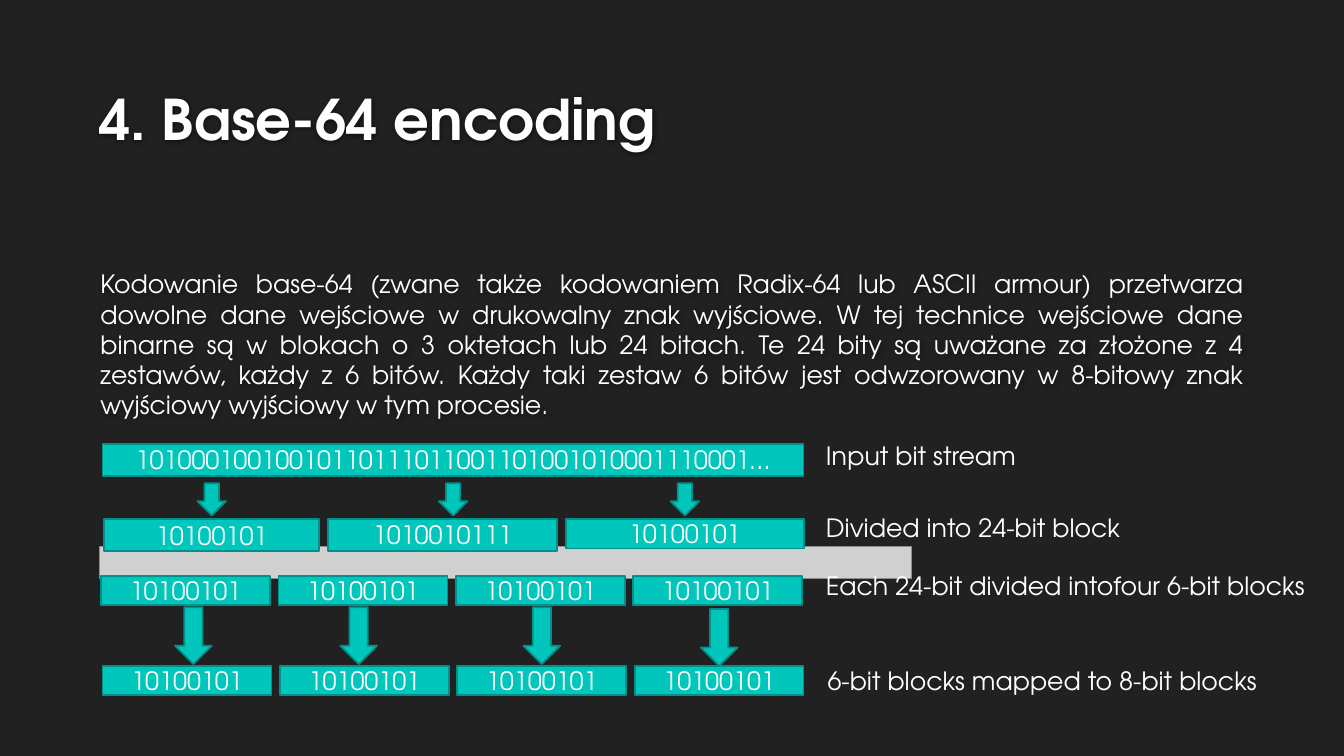
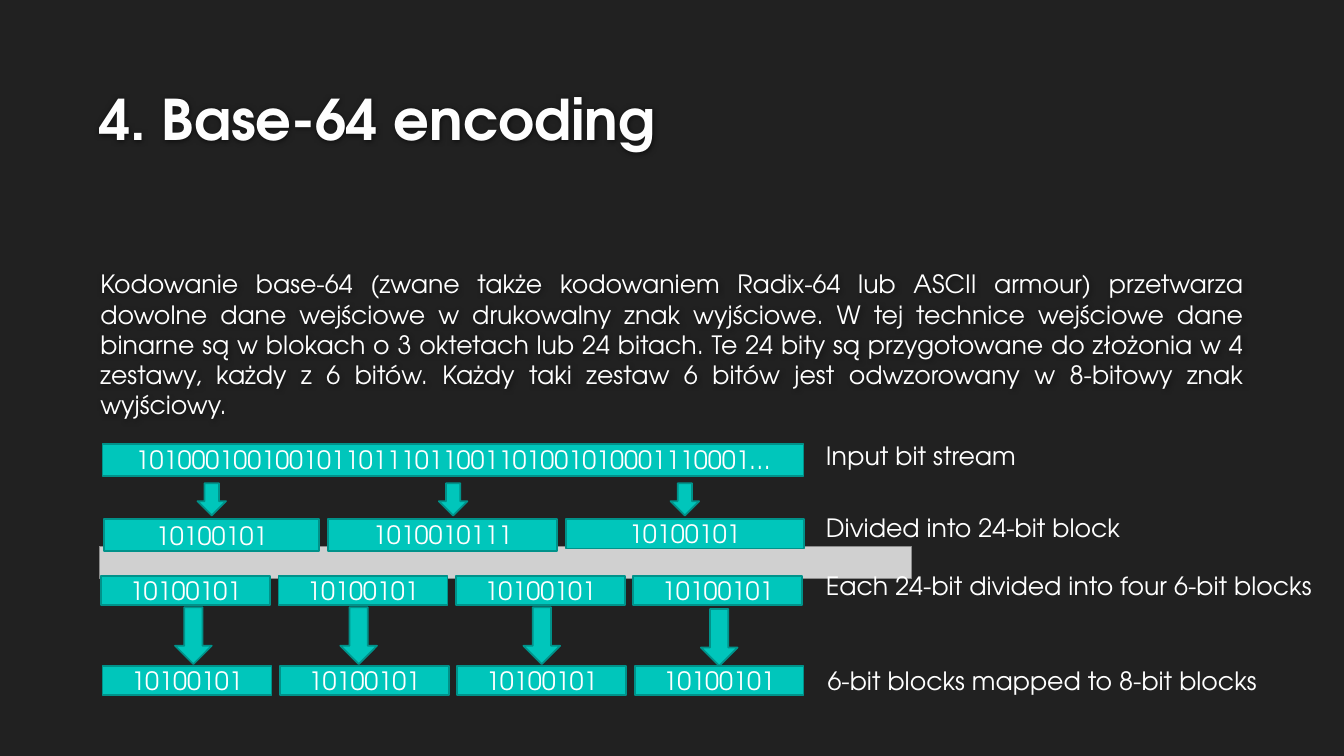
Before and after one commit to TheSylwek97/cSharpKolo, a slide deck: slide 14 of PEM.pptx. Drawn at 1344x756 pixels with LibreOffice and Linux fonts; fonts in the diff are those of the drawing; grey boxes stand for pictures; background and template pictures are left out. Boxes give left, top, right and bottom in pixels: in the first picture for what was removed or moved away, otherwise in the second. Text is boxed around its words. In the diff, an @@ line names an element or a change of style, - is before the commit and + after.

```diff
--- a/PEM.pptx
+++ b/PEM.pptx
@@ text at (100,274,1243,419): text changed @@
-Kodowanie base-64 (zwane także kodowaniem Radix-64 lub ASCII armour) przetwarza dowolne dane wejściowe w drukowalny znak wyjściowe. W tej technice wejściowe dane binarne są w blokach o 3 oktetach lub 24 bitach. Te 24 bity są uważane za złożone z 4 zestawów, każdy z 6 bitów. Każdy taki zestaw 6 bitów jest odwzorowany w 8-bitowy znak wyjściowy wyjściowy w tym procesie.
+Kodowanie base-64 (zwane także kodowaniem Radix-64 lub ASCII armour) przetwarza dowolne dane wejściowe w drukowalny znak wyjściowe. W tej technice wejściowe dane binarne są w blokach o 3 oktetach lub 24 bitach. Te 24 bity są przygotowane do złożonia w 4 zestawy, każdy z 6 bitów. Każdy taki zestaw 6 bitów jest odwzorowany w 8-bitowy znak wyjściowy.
@@ text at (826,569,1311,596): spaces changed @@
-Each 24-bit divided intofour 6-bit blocks
+Each 24-bit divided into four 6-bit blocks
```
Also in this commit, not shown: 1 other slide changed, 14 other files.
